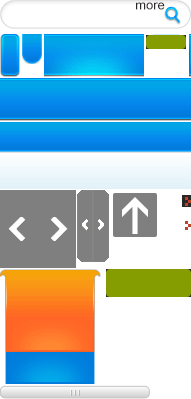
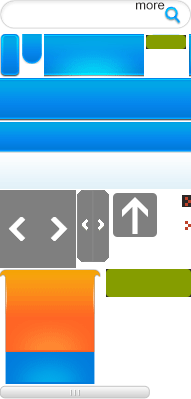
Layers edited between the first and the second 191px x 399px image:
removed layer "圆角矩形 1" over [113, 193, 157, 237]
added layer "圆角矩形 1 拷贝" above "矩形 2 副本 5" over [113, 193, 157, 237]
